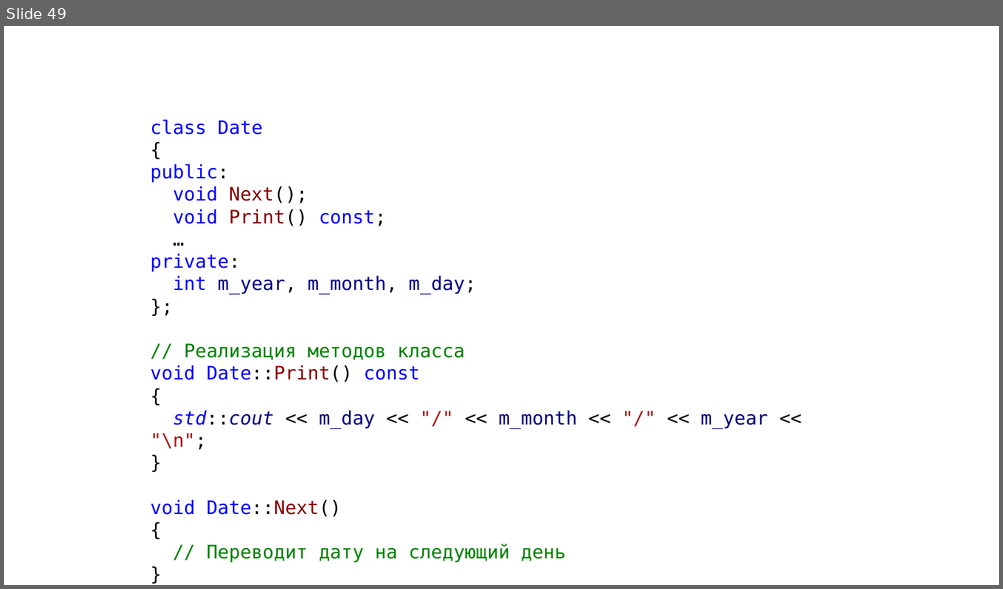
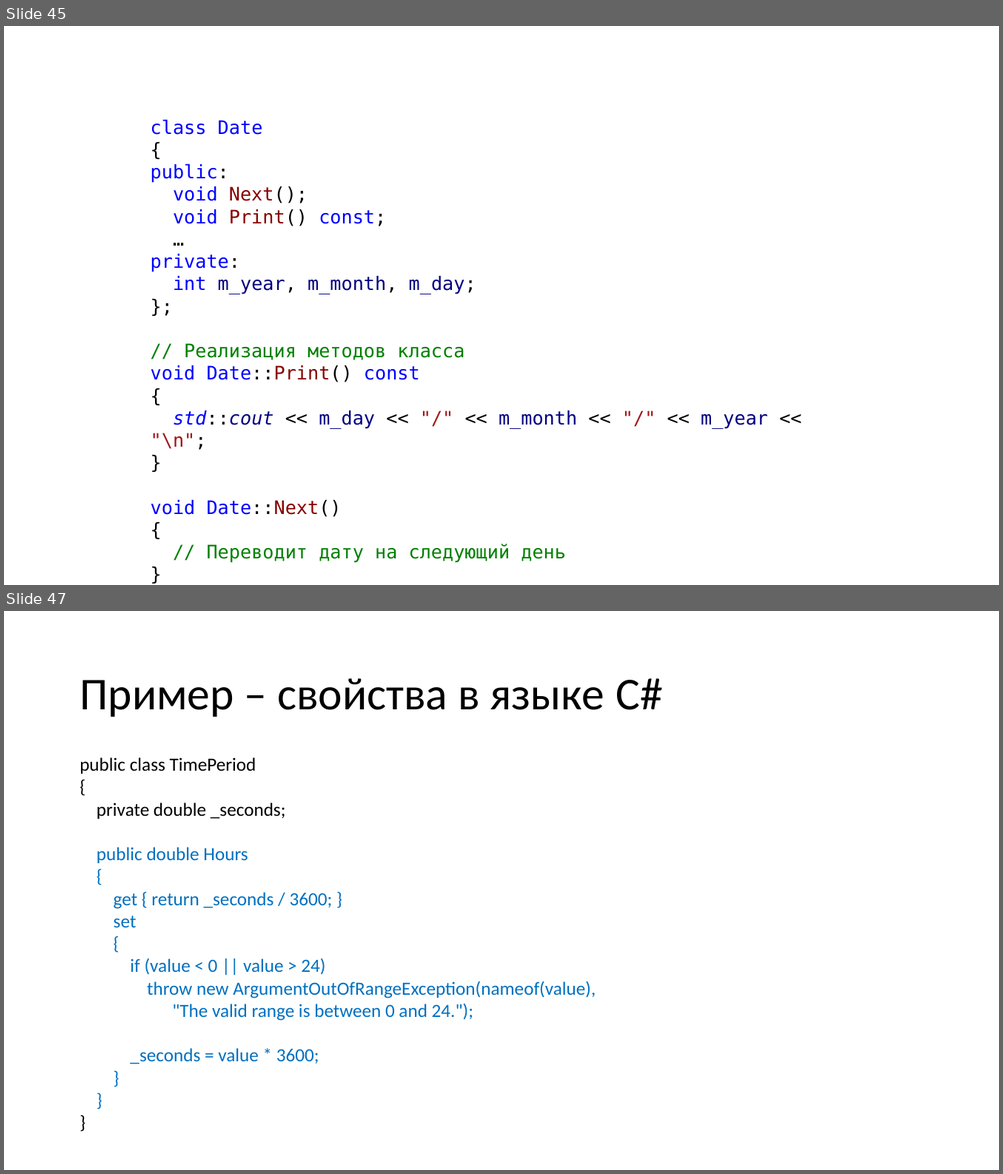
Before and after one commit to alexey-malov/oop, a slide deck: lectures/02/Основы ООП.pptx. Shown one above the other, each under a label of ours: slide 49 before the commit, slides 45 and 47 after it; the slides between them are not shown. The pictures are 1003x589 and 1003x1174 pixels, drawn with LibreOffice and Linux fonts; fonts in the diff are those of the drawing. Boxes give left, top, right and bottom in pixels: in the first picture for what was removed or moved away, otherwise in the second. Text is boxed around its words. In the diff, an @@ line names an element or a change of style, - is before the commit and + after.

```diff
--- a/lectures/02/Основы ООП.pptx
+++ b/lectures/02/Основы ООП.pptx
@@ slide 47 added at <box>4,611,999,1170</box>, background #FFFFFF @@
@@ title added at <box>79,678,663,717</box>, 44 pt, text #000000 @@
+Пример – свойства в языке C#
@@ text added at <box>79,758,595,1065</box>, 18 pt, text #0070C0 @@
+public class TimePeriod
+{
+private double _seconds;
+public double Hours
+{
+get { return _seconds / 3600; }
+set
+{
+if (value < 0 || value > 24)
+throw new ArgumentOutOfRangeException(nameof(value),
+"The valid range is between 0 and 24.");
+_seconds = value * 3600;
+}
+}
+}
@@ what was slide 49 is now slide 45 @@
```
Also in this commit, not shown: 6 slides changed, 2 other slides added, 1 slide removed, 1 other file.
